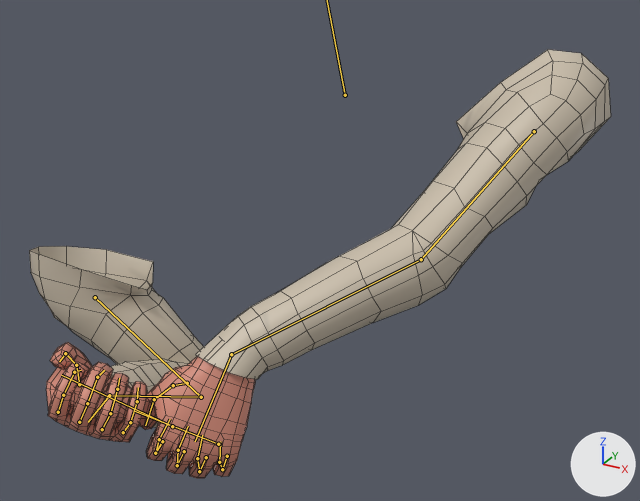
Before and after pictures for a commit that changed the FBX model Assets/Models/Characters/HumanoidArms.fbx.
One viewpoint serves both versions: a camera (50 mm lens) standing at (1.073, -2.057, 0.52) and looking at (0.116, -0.317, -0.35). The lights are fixed; the arrows at lower right show +X, +Y and +Z. Both versions are drawn at frame 14 of the action 'Armature|UsePickaxe'; the numbers are the values there. The bones that bend it are drawn over the model as lines. Mesh edges are drawn as thin lines.

The first picture shows 'Arms'.
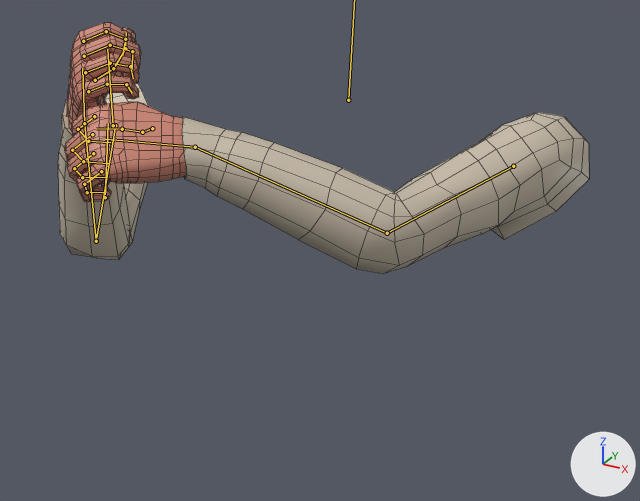
Commit message: Updated pickaxe animation

The change, as JSON lines over the scene's bpy script:
```json
{"block": "bone_root", "where": "bone_root = bpy.data.objects['Armature'].pose.bones['root']"}
{"op": "set", "path": "bone_root.location", "old": "(0.026, -0.042, 0.015)", "new": "(0.036, -0.053, 0.015)"}
{"op": "set", "path": "bone_root.rotation_quaternion", "old": "(0.993, -0.005, 0.031, 0.114)", "new": "(1.0, 0.0, 0.015, -0.024)", "note": "degrees (0, 4, 13) -> degrees (0, 2, -3)"}
{"block": "bone_l_upperarm", "where": "bone_l_upperarm = bpy.data.objects['Armature'].pose.bones['l.UpperArm']  # child of 'root'"}
{"op": "set", "path": "bone_l_upperarm.location", "old": "(-0.028, 0.164, 0.175)", "new": "(-0.021, 0.096, 0.103)"}
{"op": "set", "path": "bone_l_upperarm.rotation_quaternion", "old": "(0.719, 0.576, 0.23, -0.314)", "new": "(0.635, 0.713, 0.293, -0.052)", "note": "degrees (71, 44, -15) -> degrees (102, 27, 23)"}
{"block": "bone_l_lowerarm", "where": "bone_l_lowerarm = bpy.data.objects['Armature'].pose.bones['l.LowerArm']  # child of 'l.UpperArm'"}
{"op": "set", "path": "bone_l_lowerarm.rotation_quaternion", "old": "(0.986, 0.164, 0.0, -0.001)", "new": "(0.896, 0.443, 0.0, -0.002)", "note": "degrees (19, 0, 0) -> degrees (53, 0, 0)"}
{"block": "bone_l_hand", "where": "bone_l_hand = bpy.data.objects['Armature'].pose.bones['l.Hand']  # child of 'l.LowerArm'"}
{"op": "set", "path": "bone_l_hand.rotation_quaternion", "old": "(0.939, -0.343, 0.0, 0.0)", "new": "(0.979, -0.204, 0.0, 0.0)", "note": "degrees (-40, 0, 0) -> degrees (-24, 0, 0)"}
{"block": "bone_r_upperarm", "where": "bone_r_upperarm = bpy.data.objects['Armature'].pose.bones['r.UpperArm']  # child of 'root'"}
{"op": "set", "path": "bone_r_upperarm.location", "old": "(0.0, 0.497, 0.416)", "new": "(0.192, 0.372, 0.045)"}
{"op": "set", "path": "bone_r_upperarm.rotation_quaternion", "old": "(0.785, 0.068, -0.197, 0.584)", "new": "(0.812, 0.464, -0.096, 0.341)", "note": "degrees (-8, -23, 75) -> degrees (51, -28, 32)"}
{"block": "bone_r_lowerarm", "where": "bone_r_lowerarm = bpy.data.objects['Armature'].pose.bones['r.LowerArm']  # child of 'r.UpperArm'"}
{"op": "set", "path": "bone_r_lowerarm.rotation_quaternion", "old": "(0.568, 0.823, 0.0, 0.003)", "new": "(0.65, 0.76, 0.0, 0.003)", "note": "degrees (111, 0, 0) -> degrees (99, 0, 0)"}
{"block": "bone_r_hand", "where": "bone_r_hand = bpy.data.objects['Armature'].pose.bones['r.Hand']  # child of 'r.LowerArm'"}
{"op": "set", "path": "bone_r_hand.rotation_quaternion", "old": "(0.961, -0.213, 0.177, -0.015)", "new": "(0.993, -0.038, 0.105, 0.037)", "note": "degrees (-26, 19, -6) -> degrees (-4, 12, 4)"}
```

Where the change shows, as pixel boxes [x1, y1, x2, y2] in the pictures (640 x 501 px):
```json
{"object": "Arms", "change": "posed", "before": [29, 50, 611, 478], "after": [58, 23, 589, 274], "on screen": "9% narrower, 41% shorter"}
{"bone": "l.UpperArm", "before": "(534, 131) to (421, 259)", "after": "(513, 166) to (387, 233)"}
{"bone": "l.LowerArm", "before": "(421, 259) to (231, 354)", "after": "(387, 233) to (195, 147)"}
{"bone": "l.Hand", "before": "(231, 354) to (195, 441)", "after": "(195, 147) to (105, 139)"}
{"bone": "r.UpperArm", "before": "(95, 297) to (201, 397)", "after": "(115, 125) to (96, 241)"}
{"bone": "r.LowerArm", "before": "(201, 397) to (109, 395)", "after": "(96, 241) to (84, 123)"}
{"bone": "r.Hand", "before": "(109, 395) to (88, 422)", "after": "(84, 123) to (82, 68)"}
```
